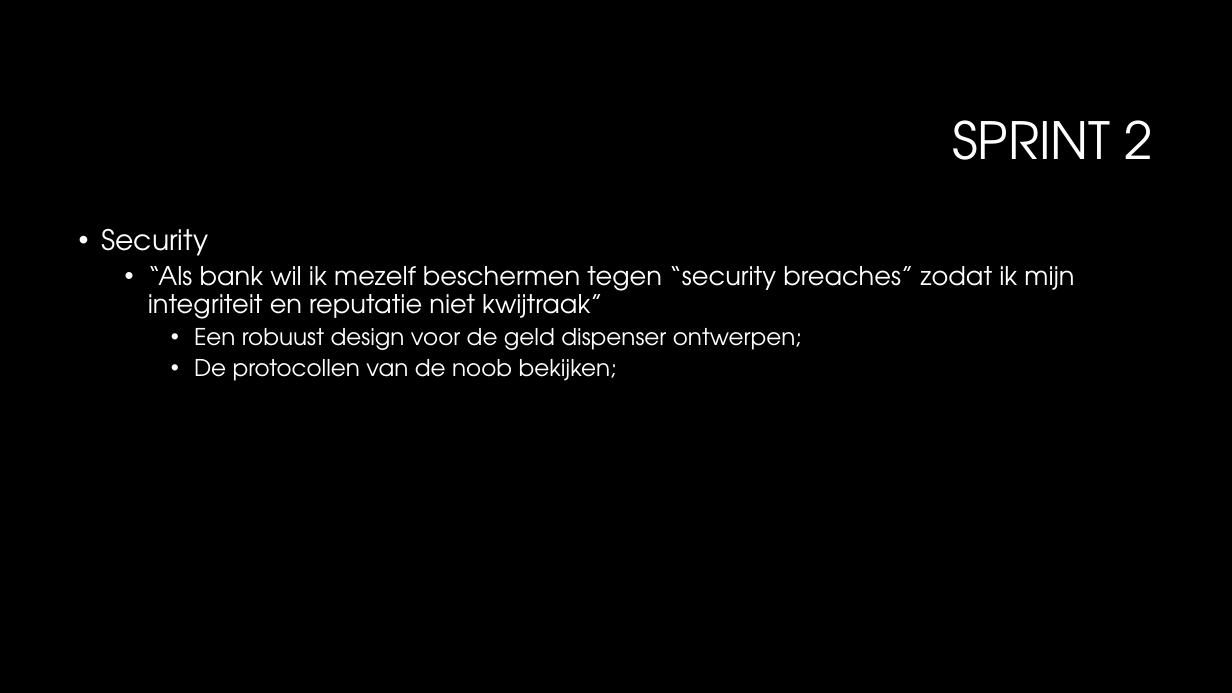
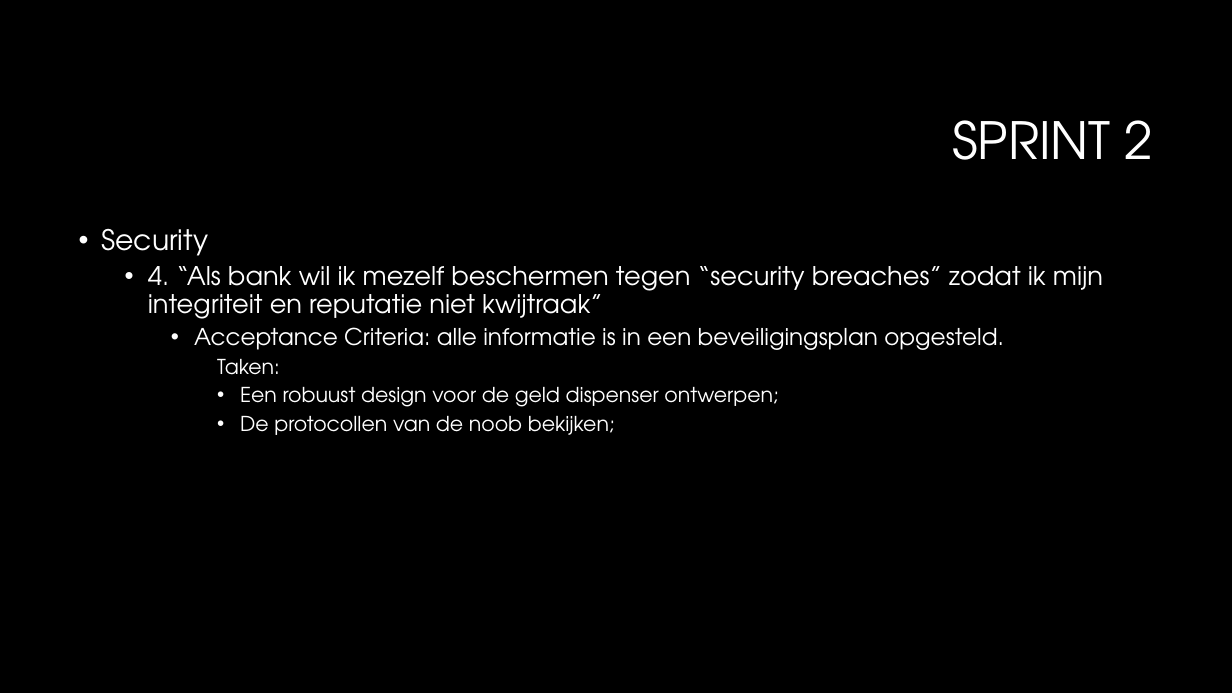
Before and after one commit to GitSloth/Project_Bank, a slide deck: slide 5 of Planning/PO Meeting 2.pptx (slide 3 before the commit). Drawn at 1232x693 pixels with LibreOffice and Linux fonts; fonts in the diff are those of the drawing; background and template pictures are left out. Boxes give left, top, right and bottom in pixels: in the first picture for what was removed or moved away, otherwise in the second. Text is boxed around its words. In the diff, an @@ line names an element or a change of style, - is before the commit and + after.

```diff
--- a/Planning/PO Meeting 2.pptx
+++ b/Planning/PO Meeting 2.pptx
@@ text at box(148, 266, 1103, 375): text changed @@
-  • “Als bank wil ik mezelf beschermen tegen “security breaches” zodat ik mijn integriteit en reputatie niet kwijtraak”
+  • 4. “Als bank wil ik mezelf beschermen tegen “security breaches” zodat ik mijn integriteit en reputatie niet kwijtraak”
+    • Acceptance Criteria: alle informatie is in een beveiligingsplan opgesteld.
+      Taken:
@@ text at box(240, 387, 778, 435): size 18 to 16 pt in "Een robuust design voor de geld dispenser ...", "De protocollen van de noob bekijken;"; list level 3 to 4 in "Een robuust design voor de ..."; list level 3 to 4 in "De protocollen van de noob ..." @@
```
Also in this commit, not shown: 2 other slides changed, 2 slides added, 1 slide removed, 1 other file.
